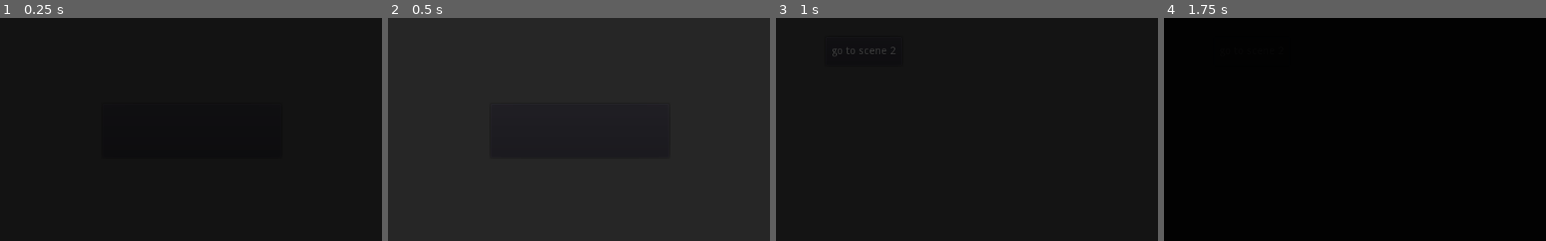
Above: before the commit, frames 1-4 (left to right).
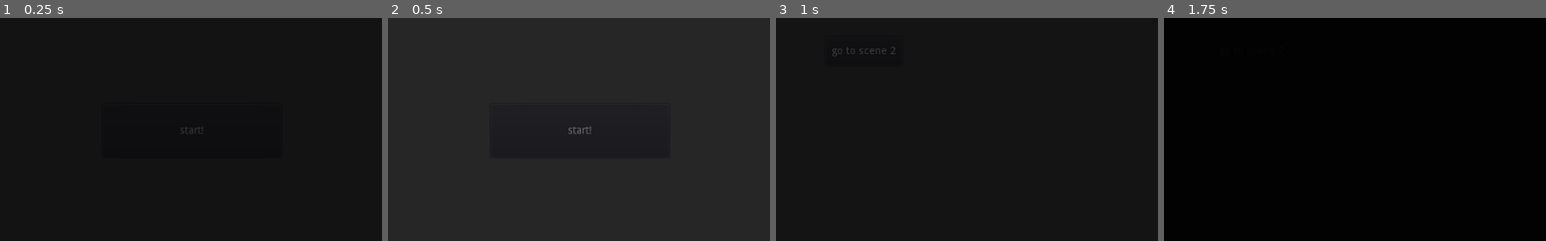
Above: after the commit, the same moments.

Repository: dirkk0/godot-scene-transition
Game: Godot game, scene res://splash/splash.tscn
Two runs of this game, one before a commit and one after it. Both use one fixed random seed, a clock stepped at 60 frames per second and the inputs below.
Inputs (mouse positions are % of the whole screen's width and height, from its top left):
- Up to frame 1 (0.25 s): no input
- Up to frame 2 (0.5 s): no input
- Up to frame 3 (1 s): click (51, 72) at 0.5 s
- Up to frame 4 (1.75 s): click "go to scene 2" at 1.25 s
The pictures show only the part of the screen within x 26-76%, y 46-96%; the shares and areas given below are measured in that part.

The runs differ from the first frame. In frame 1, less than 0.1% of the frame differs, in the area x 47-53%, y 49-52%; in frame 2, 0.1%, in the area x 47-54%, y 48-53%; in frame 3, nothing differs; in frame 4, nothing differs.

Commit message:
clean ups

Diff:
--- a/global/global.gd
+++ b/global/global.gd
@@ -1,30 +1,14 @@
 extends Node
-
 
 var followingScene = ""
 var current_scene = null
 
-
 onready var player = $"/root/global/AnimationPlayer"
 
-
-# Declare member variables here. Examples:
-# var a = 2
-# var b = "text"
-
-
-# Called when the node enters the scene tree for the first time.
 func _ready():
 	pass # Replace with function body.
 	var root = get_tree().get_root()
 	current_scene = root.get_child(root.get_child_count() - 1)
-
-
-# Called every frame. 'delta' is the elapsed time since the previous frame.
-#func _process(delta):
-#	pass
-
-
 
 func _process(_delta):
 	if Input.is_action_pressed("ui_cancel"):
@@ -38,13 +22,10 @@
 	# saveGame()
 	get_tree().quit()
 
-
 func goto_scene(path):
 	global.followingScene = path
 	player.playback_speed = 2
 	player.play_backwards()
-	# call_deferred("_deferred_goto_scene", path)
-
 
 func _deferred_goto_scene(path):
 	# It is now safe to remove the current scene
--- a/scene1/scene1.gd
+++ b/scene1/scene1.gd
@@ -1,20 +1,7 @@
 extends Node2D
 
-
-# Declare member variables here. Examples:
-# var a = 2
-# var b = "text"
-
-
-# Called when the node enters the scene tree for the first time.
 func _ready():
 	pass # Replace with function body.
 
-
-# Called every frame. 'delta' is the elapsed time since the previous frame.
-#func _process(delta):
-#	pass
-
-
 func _on_Button_pressed():
 	global.goto_scene("res://scene2/scene2.tscn")
--- a/scene2/scene2.gd
+++ b/scene2/scene2.gd
@@ -1,20 +1,7 @@
 extends Node2D
 
-
-# Declare member variables here. Examples:
-# var a = 2
-# var b = "text"
-
-
-# Called when the node enters the scene tree for the first time.
 func _ready():
 	pass # Replace with function body.
 
-
-# Called every frame. 'delta' is the elapsed time since the previous frame.
-#func _process(delta):
-#	pass
-
-
 func _on_Button_pressed():
 	global.goto_scene("res://scene1/scene1.tscn")
--- a/splash/splash.gd
+++ b/splash/splash.gd
@@ -1,20 +1,7 @@
 extends Node2D
 
-
-# Declare member variables here. Examples:
-# var a = 2
-# var b = "text"
-
-
-# Called when the node enters the scene tree for the first time.
 func _ready():
 	pass # Replace with function body.
 
-
-# Called every frame. 'delta' is the elapsed time since the previous frame.
-#func _process(delta):
-#	pass
-
-
 func _on_Button_pressed():
 	global.goto_scene("res://scene1/scene1.tscn")
--- a/splash/splash.tscn
+++ b/splash/splash.tscn
@@ -20,6 +20,7 @@
 margin_top = 394.0
 margin_right = 643.0
 margin_bottom = 466.0
+text = "start!"
 __meta__ = {
 "_edit_use_anchors_": false
 }
